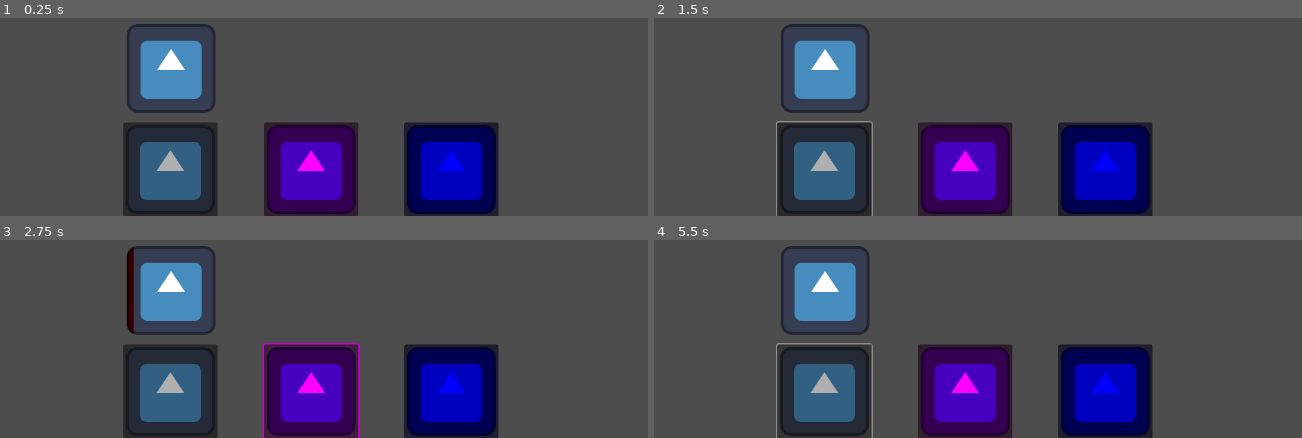
Above: before the commit, frames 1-4 (two rows, left to right).
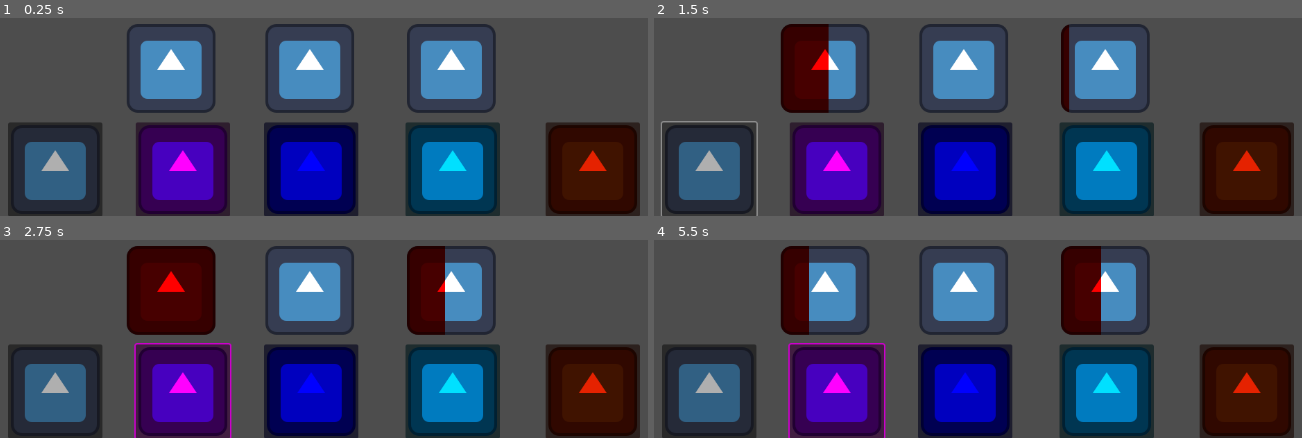
Above: after the commit, the same moments.

Repository: Obfuscated-Ascertainment/Okanagan-ggj-project
Game: Godot game, scene res://Main.tscn
The game is run twice, just before and just after one commit, with the same random seed, the same clock (stepped at 60 frames per second) and the same inputs. The engine's default icon, where the game draws it, is replaced by a stand-in: a white triangle on a blue panel in a dark square.
Inputs (mouse positions are in pixels of both pictures, inside the frame that each line leads up to; where the layout moved, square brackets give the same spot in the first picture):
- Up to frame 1 (0.25 s): no input
- Up to frame 2 (1.5 s): click (822, 170) at 0.52 s; click (712, 170) at 1.27 s
- Up to frame 3 (2.75 s): click (181, 392) [311, 392] at 2 s
- Up to frame 4 (5.5 s): click (965, 392) [1107, 392] at 2.75 s; click (1107, 392) at 3.52 s; click (1243, 392) at 4.27 s; click (822, 392) at 5.02 s

The runs differ from the first frame. In frame 1, 41% of the frame differs, in the area x 1-99%, y 3-100%; in frame 2, 44%; in frame 3, 49%; in frame 4, 44%.

Commit message:
afddsafdsa

Diff:
--- a/okanagan-ggj/Main.tscn
+++ b/okanagan-ggj/Main.tscn
@@ -1,37 +1,56 @@
 [gd_scene load_steps=3 format=3 uid="uid://cxa4c4topdcjc"]
 
 [ext_resource type="Texture2D" uid="uid://bb75y5646ue20" path="res://icon.svg" id="1_glv2v"]
-[ext_resource type="Script" uid="uid://co6o44ar1yl7h" path="res://texture_progress_bar.gd" id="2_uu6xs"]
+[ext_resource type="Script" uid="uid://c7oygg24fcb4y" path="res://main.gd" id="1_uu6xs"]
 
 [node name="Node2D" type="Node2D"]
+script = ExtResource("1_uu6xs")
 
 [node name="Camera2D" type="Camera2D" parent="."]
 
-[node name="Neutral" type="Button" parent="."]
+[node name="Loud" type="Button" parent="."]
 modulate = Color(0.6871391, 0.6871391, 0.6871391, 1)
-offset_left = -270.0
+offset_left = -436.0
 offset_top = 189.0
-offset_right = -134.0
+offset_right = -300.0
 offset_bottom = 325.0
 icon = ExtResource("1_glv2v")
 
 [node name="Happy" type="Button" parent="."]
 modulate = Color(1, 0, 1, 1)
-offset_left = -67.5
+offset_left = -252.0
 offset_top = 189.0
-offset_right = 68.5
+offset_right = -116.0
 offset_bottom = 325.0
 icon = ExtResource("1_glv2v")
 
 [node name="Sad" type="Button" parent="."]
 modulate = Color(0, 0, 1, 1)
-offset_left = 135.0
+offset_left = -67.0
 offset_top = 189.0
-offset_right = 271.0
+offset_right = 69.0
 offset_bottom = 325.0
 icon = ExtResource("1_glv2v")
 
-[node name="TextureProgressBar" type="TextureProgressBar" parent="."]
+[node name="Nonchalant" type="Button" parent="."]
+unique_name_in_owner = true
+modulate = Color(0, 0.8784314, 1, 1)
+offset_left = 137.0
+offset_top = 189.0
+offset_right = 273.0
+offset_bottom = 325.0
+icon = ExtResource("1_glv2v")
+
+[node name="Alert" type="Button" parent="."]
+unique_name_in_owner = true
+modulate = Color(0.89584833, 0.13460997, 0, 1)
+offset_left = 339.0
+offset_top = 189.0
+offset_right = 475.0
+offset_bottom = 325.0
+icon = ExtResource("1_glv2v")
+
+[node name="RelationsBar" type="TextureProgressBar" parent="."]
 offset_left = -265.0
 offset_top = 47.0
 offset_right = 276.0
@@ -39,8 +58,32 @@
 texture_under = ExtResource("1_glv2v")
 texture_progress = ExtResource("1_glv2v")
 tint_progress = Color(1, 0, 0, 1)
-script = ExtResource("2_uu6xs")
 
-[connection signal="pressed" from="Neutral" to="TextureProgressBar" method="_on_neutral_pressed"]
-[connection signal="pressed" from="Happy" to="TextureProgressBar" method="_on_happy_pressed"]
-[connection signal="pressed" from="Sad" to="TextureProgressBar" method="_on_sad_pressed"]
+[node name="SurveillanceBar" type="TextureProgressBar" parent="."]
+offset_left = -65.0
+offset_top = 47.0
+offset_right = 476.0
+offset_bottom = 175.0
+texture_under = ExtResource("1_glv2v")
+texture_progress = ExtResource("1_glv2v")
+tint_progress = Color(1, 0, 0, 1)
+
+[node name="ThreatBar" type="TextureProgressBar" parent="."]
+offset_left = 139.0
+offset_top = 47.0
+offset_right = 680.0
+offset_bottom = 175.0
+texture_under = ExtResource("1_glv2v")
+texture_progress = ExtResource("1_glv2v")
+tint_progress = Color(1, 0, 0, 1)
+
+[connection signal="pressed" from="Loud" to="." method="_on_loud_pressed"]
+[connection signal="pressed" from="Loud" to="RelationsBar" method="_on_neutral_pressed"]
+[connection signal="pressed" from="Happy" to="." method="_on_happy_pressed"]
+[connection signal="pressed" from="Happy" to="RelationsBar" method="_on_happy_pressed"]
+[connection signal="pressed" from="Sad" to="." method="_on_sad_pressed"]
+[connection signal="pressed" from="Sad" to="RelationsBar" method="_on_sad_pressed"]
+[connection signal="pressed" from="Nonchalant" to="." method="_on_nonchalant_pressed"]
+[connection signal="pressed" from="Nonchalant" to="RelationsBar" method="_on_sad_pressed"]
+[connection signal="pressed" from="Alert" to="." method="_on_alert_pressed"]
+[connection signal="pressed" from="Alert" to="RelationsBar" method="_on_sad_pressed"]
--- /dev/null
+++ b/okanagan-ggj/main.gd
@@ -0,0 +1,77 @@
+extends Node2D
+var Relations = 0
+var Surveillance = 0
+var Threat = 0
+
+func _ready() -> void:
+	$RelationsBar.value = 0.0
+	$SurveillanceBar.value = 0.0
+	$ThreatBar.value = 0.0
+
+func _on_loud_pressed() -> void:
+	Relations = 1
+	Surveillance = 0
+	Threat = 1
+
+
+func _on_happy_pressed() -> void:
+	Relations = 1
+	Surveillance = -1
+	Threat = 0
+
+
+func _on_sad_pressed() -> void:
+	Relations = -1
+	Surveillance = 0
+	Threat = -1
+
+func _on_nonchalant_pressed() -> void:
+	Relations = -1
+	Surveillance = -1
+	Threat = 0
+
+func _on_alert_pressed() -> void:
+	Relations = 0
+	Surveillance = -1
+	Threat = 1
+
+func _process(_delta: float) -> void:
+	if Relations == 1:
+		$RelationsBar.value += 1.0
+	elif Relations == -1:
+		$RelationsBar.value -= 1.0
+	if Surveillance == 1:
+		$SurveillanceBar.value += 1.0
+	elif Surveillance == -1:
+		$SurveillanceBar.value -= 1.0
+	if Threat == 1:
+		$ThreatBar.value += 1.0
+	elif Threat == -1:
+		$ThreatBar.value -= 1.0
+
+	if $RelationsBar.value >= 75:
+		$SurveillanceBar.value += 0.2
+	if $RelationsBar.value <= 25:
+		$ThreatBar.value += 0.2
+
+	if $ThreatBar.value >= 100:
+		lost()
+
+
+	#print(Relations)
+	print("Sureillance: " + str($SurveillanceBar.value))
+	print("Relations: " + str($RelationsBar.value))
+	print("Threat: " + str($ThreatBar.value))
+
+func kill():
+	if $SurveillanceBar.value >= 75: #surveillance  must be low enough for successful kill
+		lost()
+	else:
+		if $SurveillanceBar.value <= 60:
+			$SurveillanceBar.value += 40
+		else:
+			$SurveillanceBar.value += 100 - $SurveillanceBar.value
+
+
+func lost():
+	pass
--- /dev/null
+++ b/okanagan-ggj/texture_progress_bar_2.gd
@@ -0,0 +1,26 @@
+extends TextureProgressBar
+
+var relation = 0.0
+var relationchange = 0.0
+
+# Called when the node enters the scene tree for the first time.
+func _ready() -> void:
+	pass # Replace with function body.
+
+
+# Called every frame. 'delta' is the elapsed time since the previous frame.
+func _process(delta: float) -> void:
+	relation = relation + relationchange
+	value = relation
+
+
+func _on_neutral_pressed() -> void:
+	relationchange = 0
+
+
+func _on_happy_pressed() -> void:
+	relationchange = 0.2
+
+
+func _on_sad_pressed() -> void:
+	relationchange = -0.2
--- /dev/null
+++ b/okanagan-ggj/threat_bar.gd
@@ -0,0 +1,26 @@
+extends TextureProgressBar
+
+var relation = 0.0
+var relationchange = 0.0
+
+# Called when the node enters the scene tree for the first time.
+func _ready() -> void:
+	pass # Replace with function body.
+
+
+# Called every frame. 'delta' is the elapsed time since the previous frame.
+func _process(delta: float) -> void:
+	relation = relation + relationchange
+	value = relation
+
+
+func _on_neutral_pressed() -> void:
+	relationchange = 0
+
+
+func _on_happy_pressed() -> void:
+	relationchange = 0.2
+
+
+func _on_sad_pressed() -> void:
+	relationchange = -0.2
Not shown, added: okanagan-ggj/main.gd.uid
Not shown, added: okanagan-ggj/texture_progress_bar_2.gd.uid
Not shown, added: okanagan-ggj/threat_bar.gd.uid
